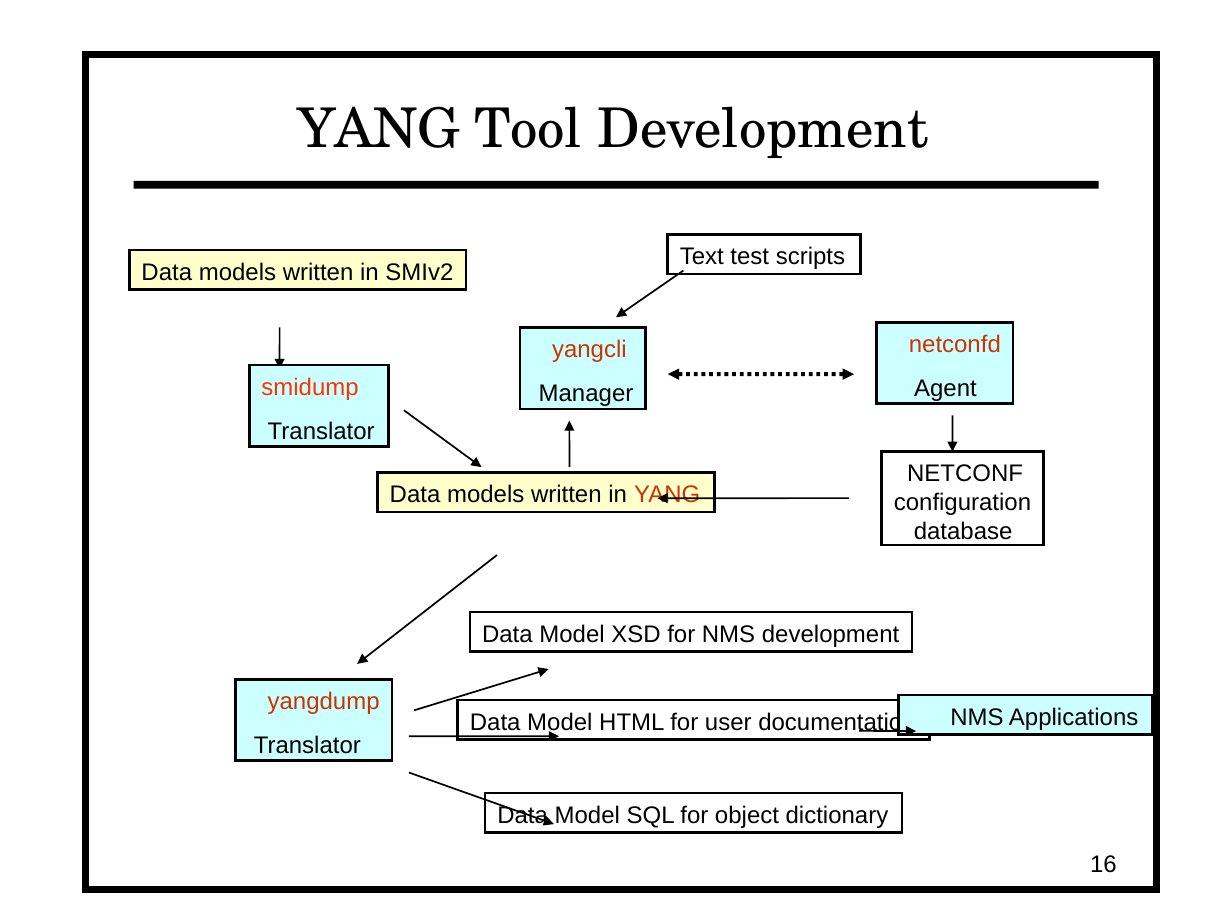
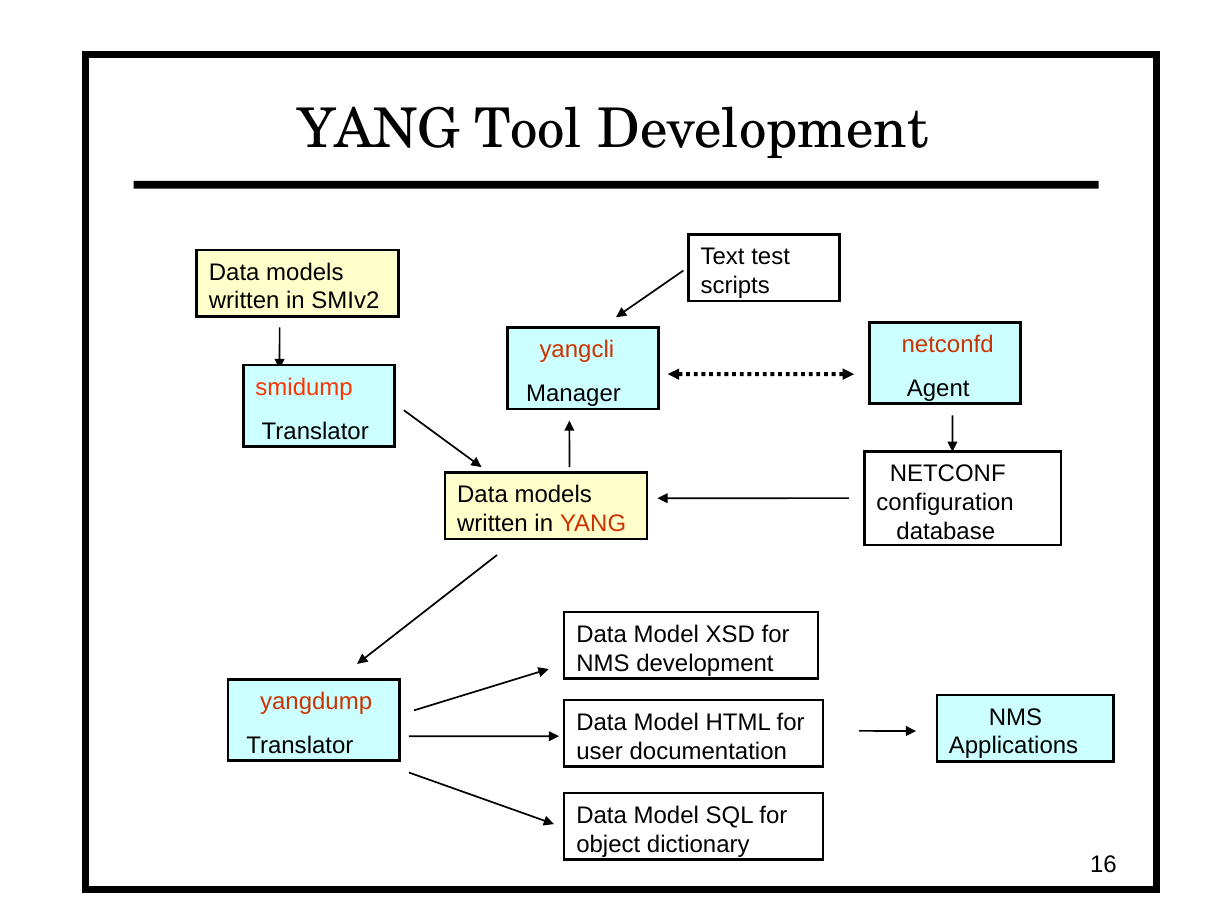
Before and after one commit to vlvassilev/yuma123, a slide deck: slide 16 of netconf/doc/netconfcentral_slides/yang_getting_started_may9.odp. Drawn at 1232x924 pixels with LibreOffice and Linux fonts; fonts in the diff are those of the drawing. Boxes give left, top, right and bottom in pixels: in the first picture for what was removed or moved away, otherwise in the second. Text is boxed around its words. In the diff, an @@ line names an element or a change of style, - is before the commit and + after.

```diff
--- a/netconf/doc/netconfcentral_slides/yang_getting_started_may9.odp
+++ b/netconf/doc/netconfcentral_slides/yang_getting_started_may9.odp
@@ rectangle "Text test scripts": place and size @@
-rectangle "Text test scripts" at <box>668,234,860,274</box>
+rectangle "Text test scripts" at <box>689,234,840,301</box>
@@ rectangle "Data models written in SMIv2": place and size @@
-rectangle "Data models written in SMIv2" at <box>129,250,466,290</box>
+rectangle "Data models written in SMIv2" at <box>197,250,399,317</box>
@@ rectangle "yangcli": place and size @@
-rectangle "yangcli" at <box>520,328,646,409</box>
+rectangle "yangcli" at <box>508,328,659,409</box>
@@ rectangle "netconfd": place and size @@
-rectangle "netconfd" at <box>877,323,1014,404</box>
+rectangle "netconfd" at <box>870,323,1021,404</box>
@@ rectangle "smidump": place and size @@
-rectangle "smidump" at <box>249,365,388,446</box>
+rectangle "smidump" at <box>244,365,395,446</box>
@@ rectangle "Data models written in YANG": place and size @@
-rectangle "Data models written in YANG" at <box>378,473,715,513</box>
+rectangle "Data models written in YANG" at <box>445,473,647,540</box>
@@ rectangle "NETCONF configuration database": place and size @@
-rectangle "NETCONF configuration database" at <box>882,452,1044,546</box>
+rectangle "NETCONF configuration database" at <box>865,452,1062,546</box>
@@ rectangle "Data Model XSD for NMS ...": place and size @@
-rectangle "Data Model XSD for NMS ..." at <box>469,612,912,652</box>
+rectangle "Data Model XSD for NMS ..." at <box>564,612,818,679</box>
@@ rectangle "yangdump": place and size @@
-rectangle "yangdump" at <box>235,679,392,760</box>
+rectangle "yangdump" at <box>228,679,399,760</box>
@@ rectangle "Data Model HTML for user ...": place and size @@
-rectangle "Data Model HTML for user ..." at <box>458,700,930,739</box>
+rectangle "Data Model HTML for user ..." at <box>564,700,823,766</box>
@@ rectangle "NMS Applications": place and size @@
-rectangle "NMS Applications" at <box>898,695,1152,734</box>
+rectangle "NMS Applications" at <box>936,695,1114,761</box>
@@ rectangle "Data Model SQL for object ...": place and size @@
-rectangle "Data Model SQL for object ..." at <box>485,793,902,833</box>
+rectangle "Data Model SQL for object ..." at <box>564,793,823,860</box>
```
Also in this commit, not shown: 14 other slides changed, 22 other files.
